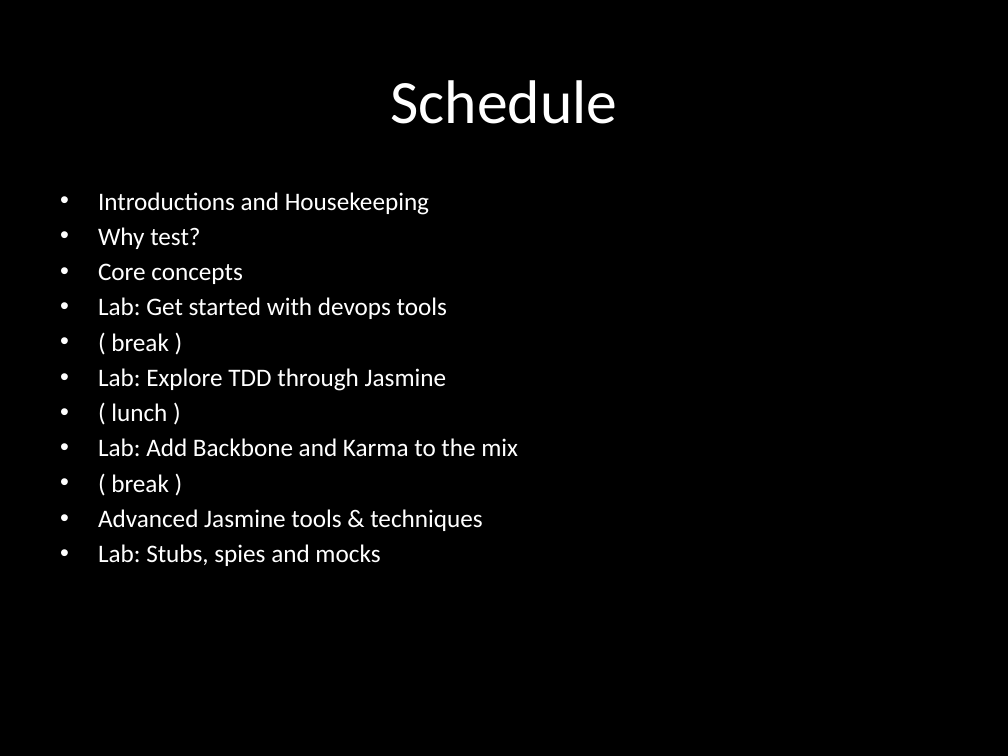
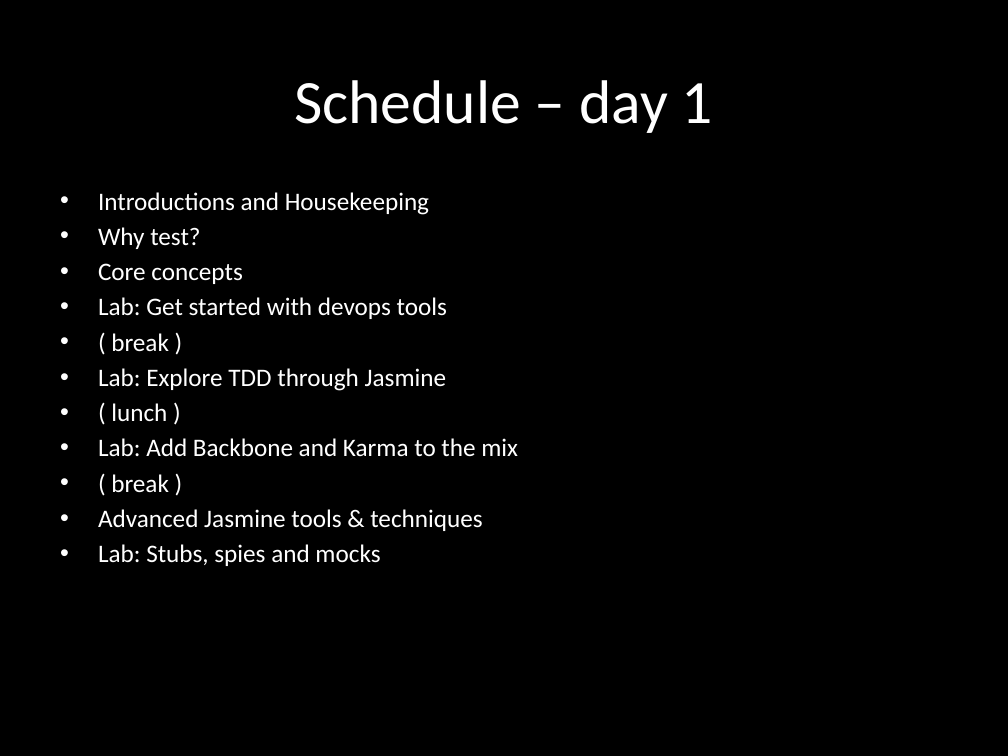
Before and after one commit to eliasjames/training-sqa, a slide deck: slide 2 of slides/TDD Day 1.pptx. Drawn at 1008x756 pixels with LibreOffice and Linux fonts; fonts in the diff are those of the drawing. Boxes give left, top, right and bottom in pixels: in the first picture for what was removed or moved away, otherwise in the second. Text is boxed around its words. In the diff, an @@ line names an element or a change of style, - is before the commit and + after.

Commit message:
Add day 2 schedule to day 1 overview

```diff
--- a/slides/TDD Day 1.pptx
+++ b/slides/TDD Day 1.pptx
@@ title at (294,80,713,133): text changed @@
-Schedule
+Schedule – day 1
```
Also in this commit, not shown: 1 slide added.
